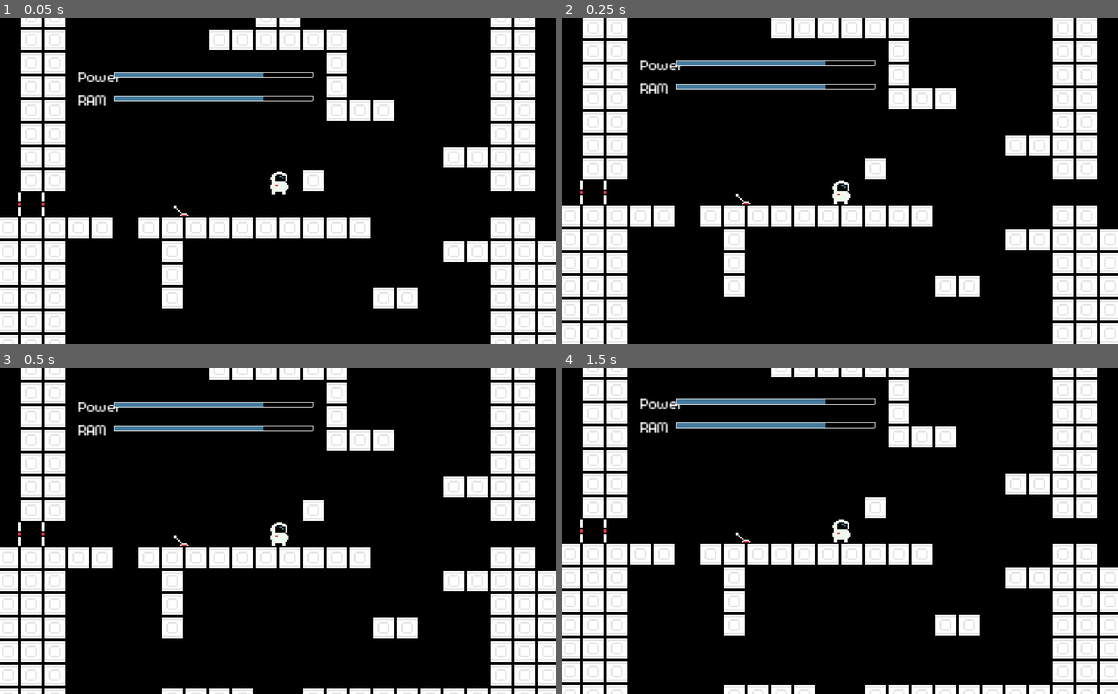
Above: before the commit, frames 1-4 (two rows, left to right).
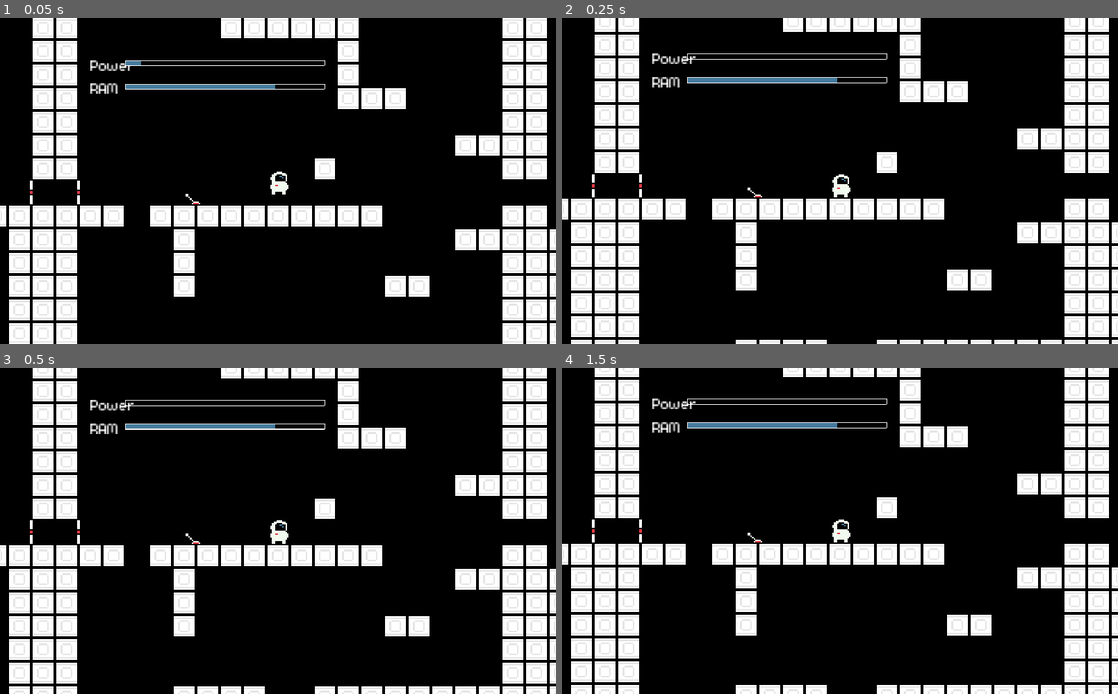
Above: after the commit, the same moments.

Repository: Lasenist/LasenGMTK2020
Game: Godot game, scene res://play_map.tscn
Same seed, same stepped clock (60 frames per second), same inputs: the game is played once before the commit and once after it. The project has no main scene, so this scene is started directly.
Inputs:
- Up to frame 1 (0.05 s): no input
- Up to frame 2 (0.25 s): no input
- Up to frame 3 (0.5 s): no input
- Up to frame 4 (1.5 s): no input

The runs differ from the first frame. In frame 1, 28% of the frame differs, in the area x 0-100%, y 0-100%; in frame 2, 26%; in frame 3, 25%; in frame 4, 18%.

Commit message:
power doors

Diff:
--- a/play_map.tscn
+++ b/play_map.tscn
@@ -15,10 +15,12 @@
 # var b = \"text\"
 
 var current_power = 0
-var has_power_updated = false
+var has_power_updated = true
 
 # Called when the node enters the scene tree for the first time.
 func _ready():
+	for door in $doors.get_children():
+		door.connect(\"request_power\", self, \"_on_power_request\")
 	pass # Replace with function body.
 
 
@@ -34,6 +36,13 @@
 func _on_power_lever_GivePower(value):
 	current_power += value
 	has_power_updated = true;
+
+func _on_power_request(requester, amount_wanted):
+	if current_power >= amount_wanted :
+		current_power -= amount_wanted
+		has_power_updated = true
+		requester.give_power()
+
 "
 
 [node name="Node2D" type="Node2D"]
@@ -43,7 +52,7 @@
 tile_data = PoolIntArray( 0, 0, 0, 1, 0, 0, 2, 0, 0, 3, 0, 0, 4, 0, 0, 5, 0, 0, 6, 0, 0, 7, 0, 0, 8, 0, 0, 9, 0, 0, 10, …(11081 unchanged characters)…
 
 [node name="player" parent="." instance=ExtResource( 1 )]
-position = Vector2( 480, 472 )
+position = Vector2( 472, 480 )
 
 [node name="Control" type="Control" parent="."]
 margin_right = 40.0
@@ -75,13 +84,15 @@
 [node name="power_lever" parent="levers" instance=ExtResource( 4 )]
 position = Vector2( 416, 496 )
 
-[node name="door" parent="." instance=ExtResource( 5 )]
+[node name="doors" type="Node" parent="."]
+
+[node name="door" parent="doors" instance=ExtResource( 5 )]
 position = Vector2( 304, 488 )
 
-[node name="door2" parent="." instance=ExtResource( 5 )]
-position = Vector2( 320, 488 )
+[node name="door2" parent="doors" instance=ExtResource( 5 )]
+position = Vector2( 336, 488 )
 
-[node name="door3" parent="." instance=ExtResource( 5 )]
+[node name="door3" parent="doors" instance=ExtResource( 5 )]
 position = Vector2( 472, 312 )
 rotation = -1.5708
 [connection signal="GivePower" from="levers/power_lever" to="." method="_on_power_lever_GivePower"]
--- a/scenes/door.tscn
+++ b/scenes/door.tscn
@@ -8,9 +8,15 @@
 [sub_resource type="GDScript" id=1]
 script/source = "extends Node2D
 
+signal request_power
+
 const OPEN_LENGTH = 2 #In seconds
+const POWERED_LENGTH = 1 #In seconds
 const RATE_OF_OPEN_PROGRESS_DROP = 30
+const POWER_USAGE = 1
+
 var open_cooldown = 0
+var power_usage_cooldown = 0
 
 var is_on = false
 var is_open = false
@@ -34,6 +40,15 @@
 	is_open = false
 
 func _process(delta):
+
+	if power_usage_cooldown >= 0:
+		power_usage_cooldown -= delta
+
+	if power_usage_cooldown <= 0:
+		if is_on :
+			_turn_off()
+		emit_signal(\"request_power\", self, POWER_USAGE)
+
 	if open_cooldown >= 0 :
 		open_cooldown -= delta
 	if open_cooldown <= 0 && is_open:
@@ -50,16 +65,23 @@
 		$open_progress.visible = false
 		$open_progress.animate_to_value(0)
 
+func _turn_off():
+	is_on = false
+	$AnimatedSprite.play(\"off\")
 
+func _turn_on():
+	is_on = true
+	$AnimatedSprite.play(\"on\")
 
 func toggle():
 	if is_on :
-		is_on = false
-		$AnimatedSprite.play(\"off\")
+		_turn_off()
 	else :
-		is_on = true
-		$AnimatedSprite.play(\"on\")
+		_turn_on()
 
+func give_power():
+	power_usage_cooldown = POWERED_LENGTH
+	_turn_on()
 
 func _on_open_area_body_entered(body):
 	if body is TileMap :
--- a/scenes/power_lever.tscn
+++ b/scenes/power_lever.tscn
@@ -7,7 +7,7 @@
 
 signal GivePower
 
-const POWER_A_SECOND = 5
+const POWER_A_SECOND = 1
 
 onready var lever = $lever
 
